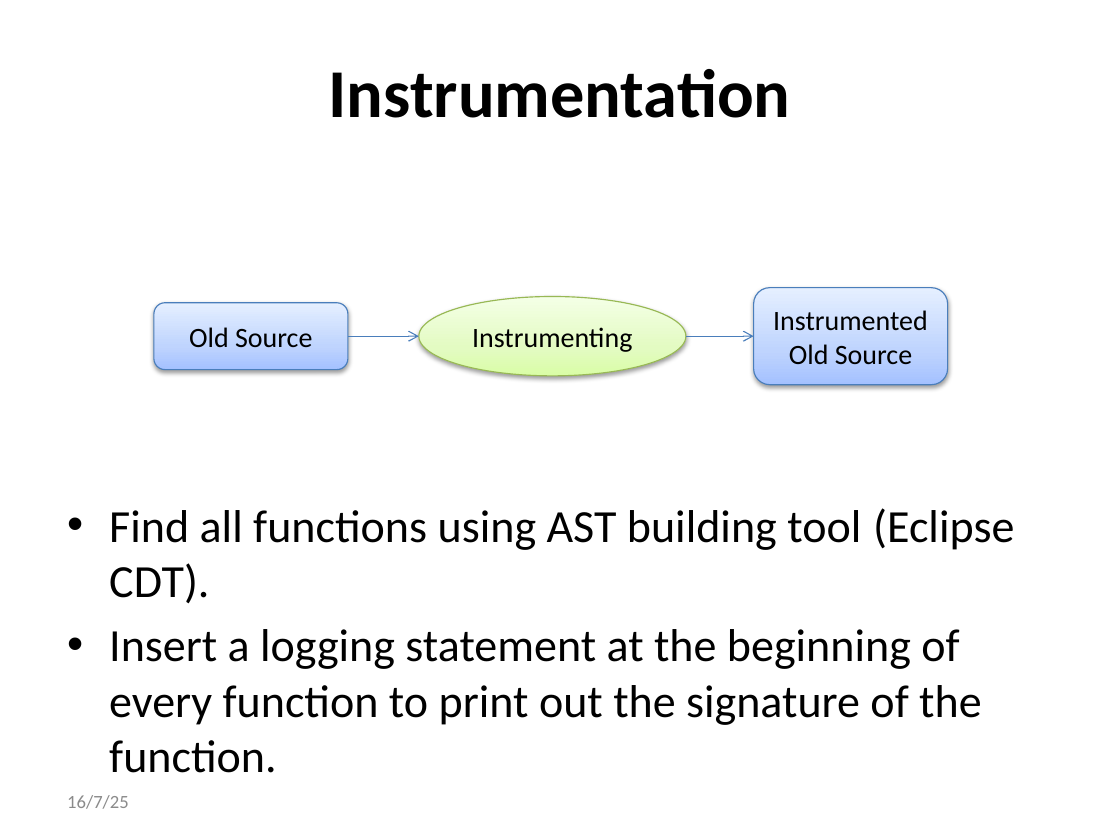
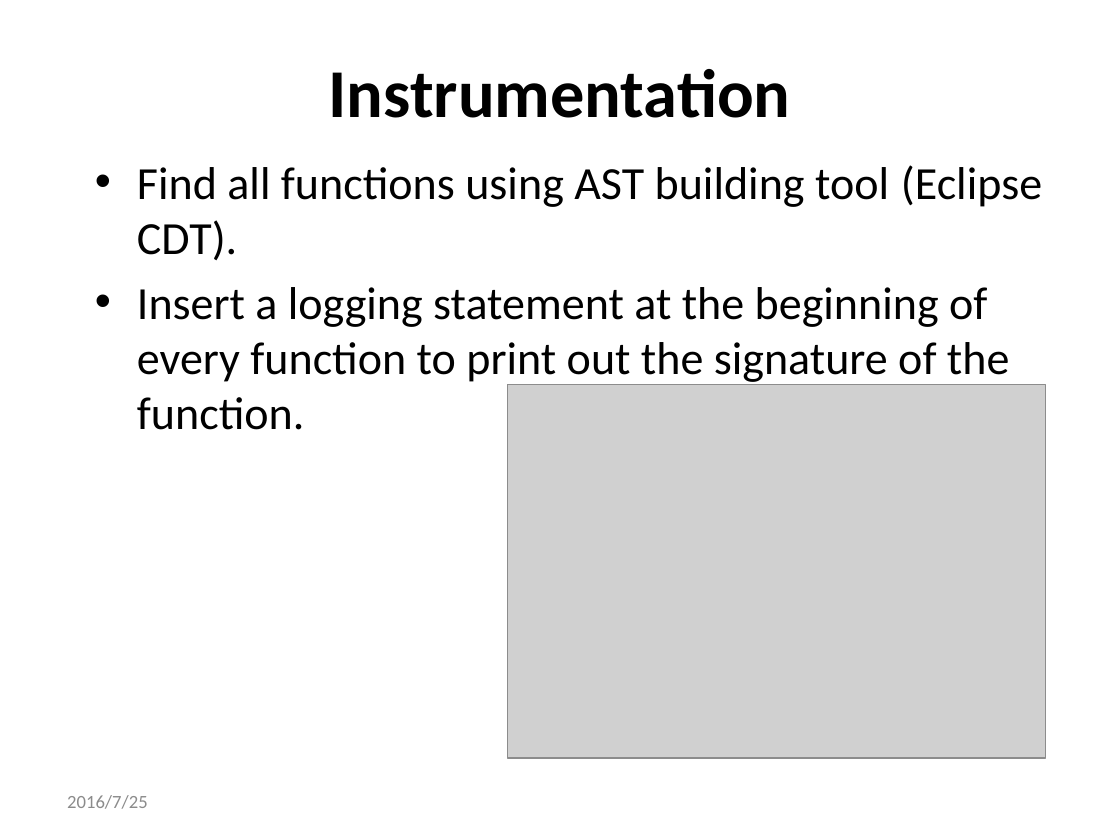
Before and after one commit to qwordy/IUT, a slide deck: slide 9 of doc/Final Presentation/Incremental_Unit_Testing-20160725-v2.pptx. Drawn at 1120x840 pixels with LibreOffice and Linux fonts; fonts in the diff are those of the drawing; grey boxes stand for pictures. Boxes give left, top, right and bottom in pixels: in the first picture for what was removed or moved away, otherwise in the second. Text is boxed around its words. In the diff, an @@ line names an element or a change of style, - is before the commit and + after.

```diff
--- a/doc/Final Presentation/Incremental_Unit_Testing-20160725-v2.pptx
+++ b/doc/Final Presentation/Incremental_Unit_Testing-20160725-v2.pptx
@@ text "Find all functions using AST ..." moved from (x1=109, y1=508, x2=1014, y2=773) to (x1=137, y1=165, x2=1042, y2=430) @@
@@ ellipse removed at (x1=419, y1=297, x2=685, y2=376) @@
-Instrumenting
@@ rounded rectangle removed at (x1=754, y1=288, x2=948, y2=385) @@
-Instrumented
-Old Source
@@ rounded rectangle removed at (x1=153, y1=302, x2=347, y2=370) @@
-Old Source
@@ arrow removed from (348, 336) to (419, 336) @@
@@ arrow removed from (685, 336) to (754, 336) @@
@@ picture added at (x1=507, y1=385, x2=1046, y2=758) @@
@@ text at (x1=67, y1=795, x2=148, y2=809): text changed @@
-16/7/25
+2016/7/25
```
Also in this commit, not shown: 29 other slides changed, 2 slides added, 2 slides removed.
